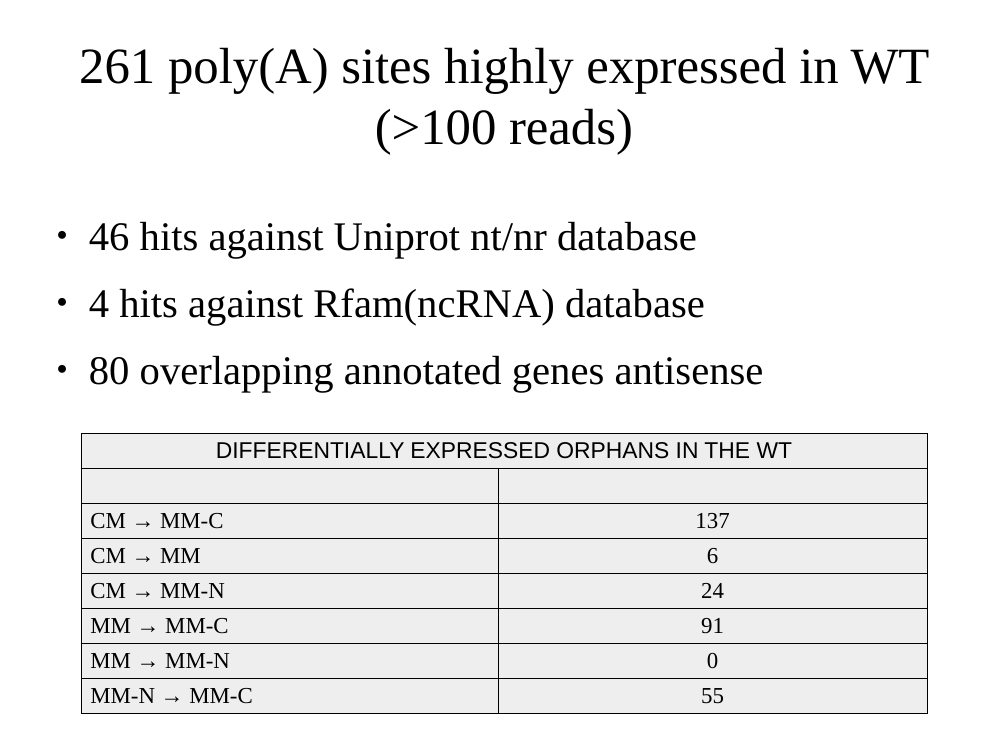
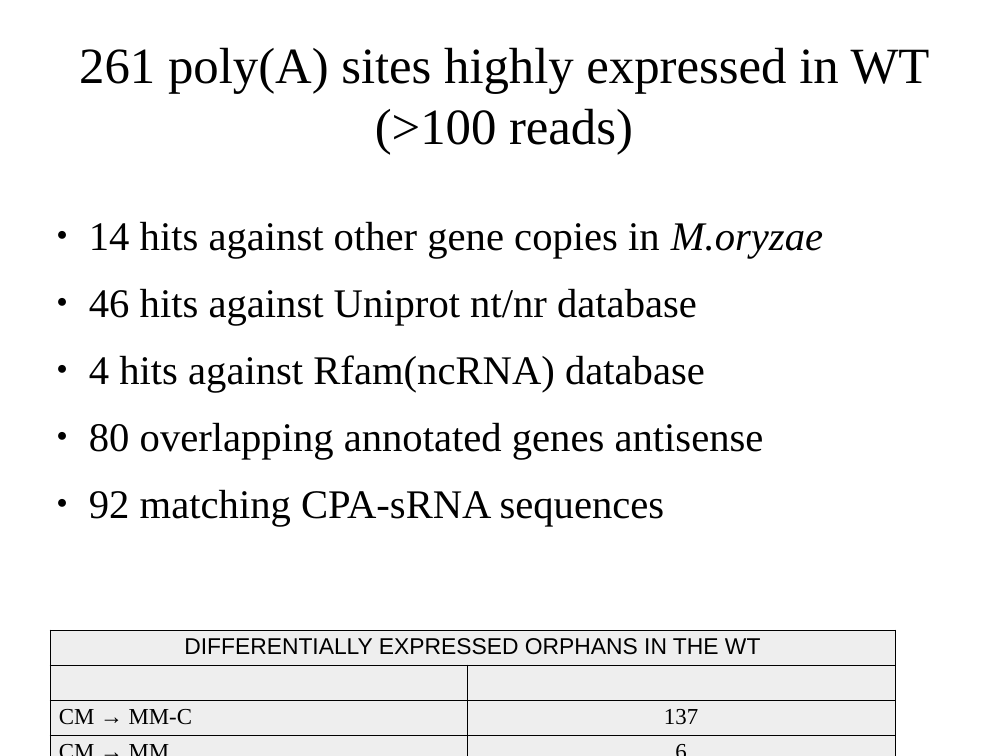
Before and after one commit to wilkinsonlab/m-oryzae-polya, a slide deck: slide 13 of doc/oryzae_presentation.odp. Drawn at 1008x756 pixels with LibreOffice and Linux fonts; fonts in the diff are those of the drawing. Boxes give left, top, right and bottom in pixels: in the first picture for what was removed or moved away, otherwise in the second. Text is boxed around its words. In the diff, an @@ line names an element or a change of style, - is before the commit and + after.

```diff
--- a/doc/oryzae_presentation.odp
+++ b/doc/oryzae_presentation.odp
@@ text at [89,221,823,259]: paragraph added @@
+● 14 hits against other gene copies in M.oryzae
@@ text at [89,489,665,526]: paragraph added @@
+● 92 matching CPA-sRNA sequences
@@ table: place and size @@
-table at [81,434,928,713]
+table at [49,630,895,756]
```
Also in this commit, not shown: 2 other slides changed, 35 other files.
